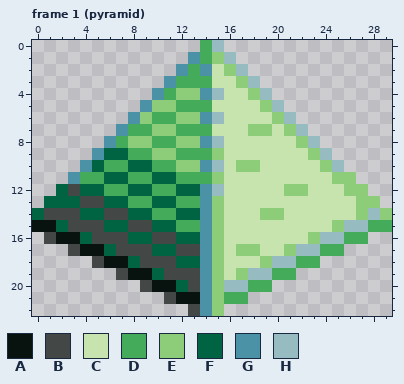
One commit to this pixel-art file: assets/images/pyramid.aseprite. The picture above is the old version.
30x23 pixels, 2 frames. Shown: frame 1 (pyramid). The commit also changed other frames, which this record leaves out.
Palette (. is transparent): A #08120f  B #434746  C #c7e4af  D #43ab59  E #8dcd7a  F #006341  G #4b92a6  H #96bbc0
Pixels before, frame 1 (pyramid), first column x 0:
 0 ..............DH..............
 1 .............GDEH.............
 2 ............GDGCEH............
 3 ...........GDDDCCEH...........
 4 ..........GDEEGHCCEH..........
 5 .........GEEDDDCCCCEH.........
 6 ........GEDDEEGHCCCCEH........
 7 .......GDDEEDDDCCCEECEH.......
 8 ......GDEEDDEEGHCCCCCCEH......
 9 .....GFFDDEEDDDECCCCCCCEH.....
10 ....GFDDFFDDEEGHCEECCCCCEH....
11 ...GDDFFDDFFDDDECCCCCCCCCEE...
12 ..FBFFDDFFDDFFGHCCCCCEECCCEE..
13 .FFFBBFFDDFFDDGECCCCCCCCCCCEE.
14 FBBBFFBBFFDDFFGECCCEECCCCCCEHE
15 AAFBBBFFBBFFDDGECCCCCCCCCEHHDD
16 .BAAFBBBFFBBFFGECCCCCCCEHHDD..
17 ...BAAFBBBFFBBGECEECCEHHDD....
18 .....BAAFBBBFFGECCCEHHDD......
19 .......BAAFBBBGECEHHDD........
20 .........BAAFBGEHHDD..........
21 ...........BAAGEDD............
22 .............BGE..............
The result:
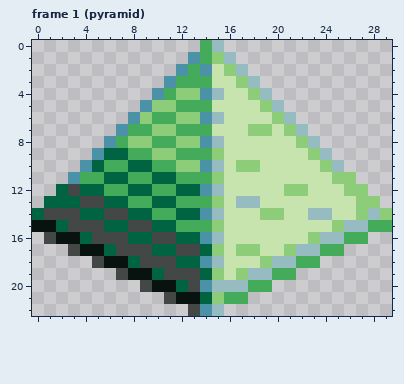
Difference:
Changed rows in their new state; - is an unchanged pixel.
Frame 1 (pyramid):
first column x 14:
13 D--HH------
14 -H-------HH
15 D----------
16 -H---------
17 F----------
18 -H---------
19 F----------
20 -H---------
21 F----------
22 -H---------
Where, in picture pixels (left, top, right, bottom), the same in both pictures:
changed: (200, 196, 332, 316)
